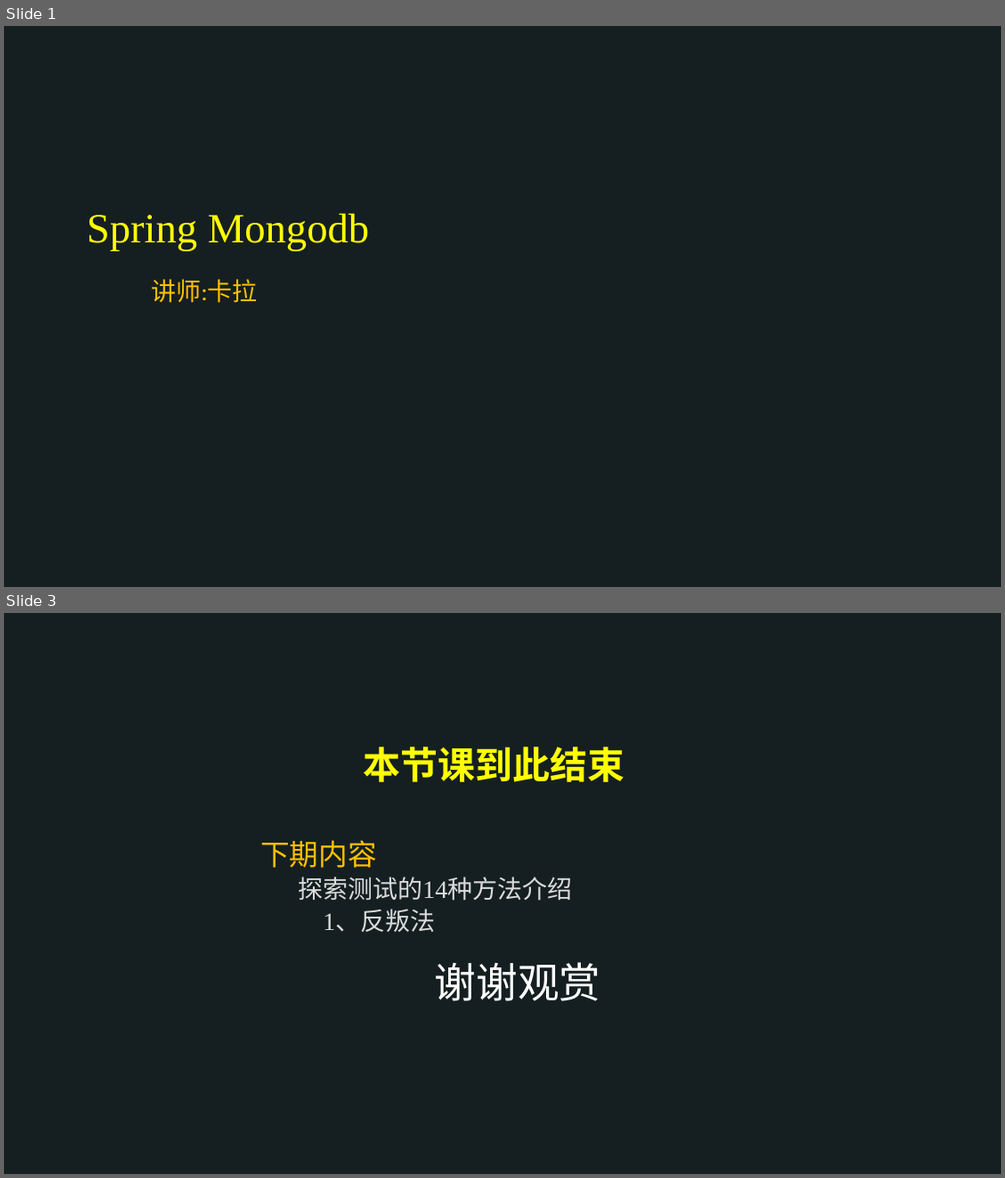
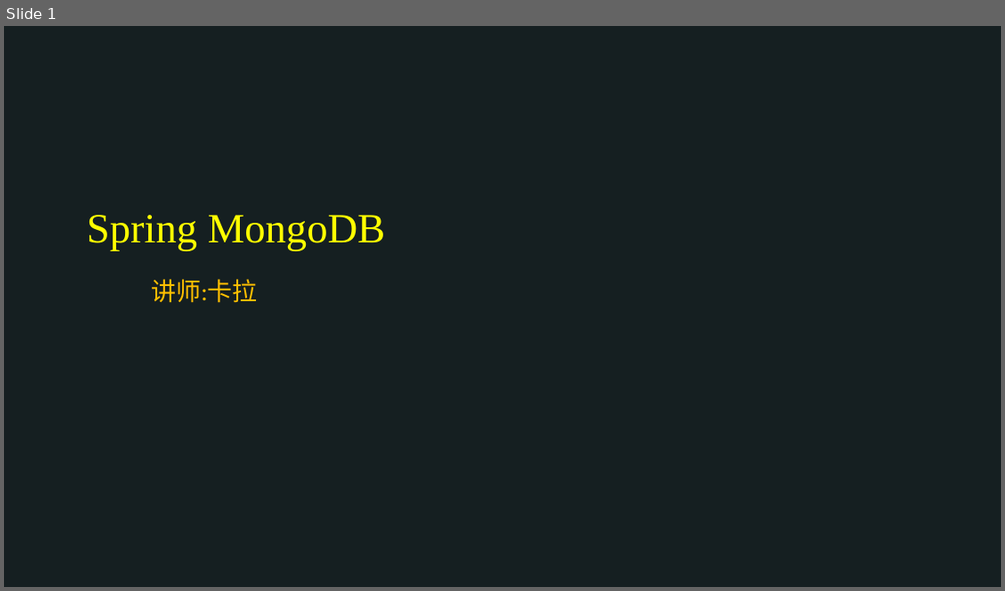
Before and after one commit to kawhii/mvc, a slide deck: document/lession/lession1/lession1.pptx. Shown one above the other, each under a label of ours: slides 1 and 3 before the commit, slide 1 after it; the slides between them are not shown. The pictures are 1005x1178 and 1005x591 pixels, drawn with LibreOffice and Linux fonts; fonts in the diff are those of the drawing; background and template pictures are left out. Boxes give left, top, right and bottom in pixels: in the first picture for what was removed or moved away, otherwise in the second. Text is boxed around its words. In the diff, an @@ line names an element or a change of style, - is before the commit and + after.

```diff
--- a/document/lession/lession1/lession1.pptx
+++ b/document/lession/lession1/lession1.pptx
@@ slide 3 removed at (4,613,1001,1174), background #151F21 @@
@@ title removed at (364,747,625,782) @@
-本节课到此结束
@@ text removed at (260,840,572,932) @@
-下期内容
-  探索测试的14种方法介绍
-  1、反叛法
@@ text removed at (435,962,601,1001) @@
-谢谢观赏
@@ slide 1 changed as well @@
@@ title at (87,215,385,251): text changed @@
-Spring Mongodb
+Spring MongoDB
```
Also in this commit, not shown: 1 other slide changed, 1 slide added.
